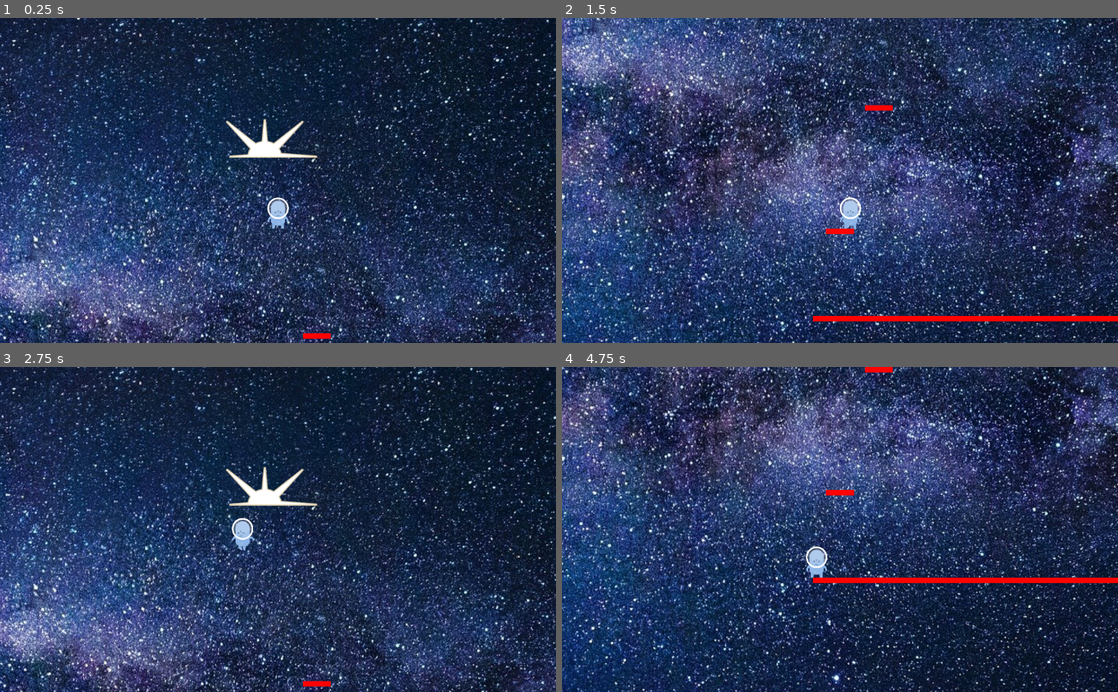
Above: before the commit, frames 1-4 (two rows, left to right).
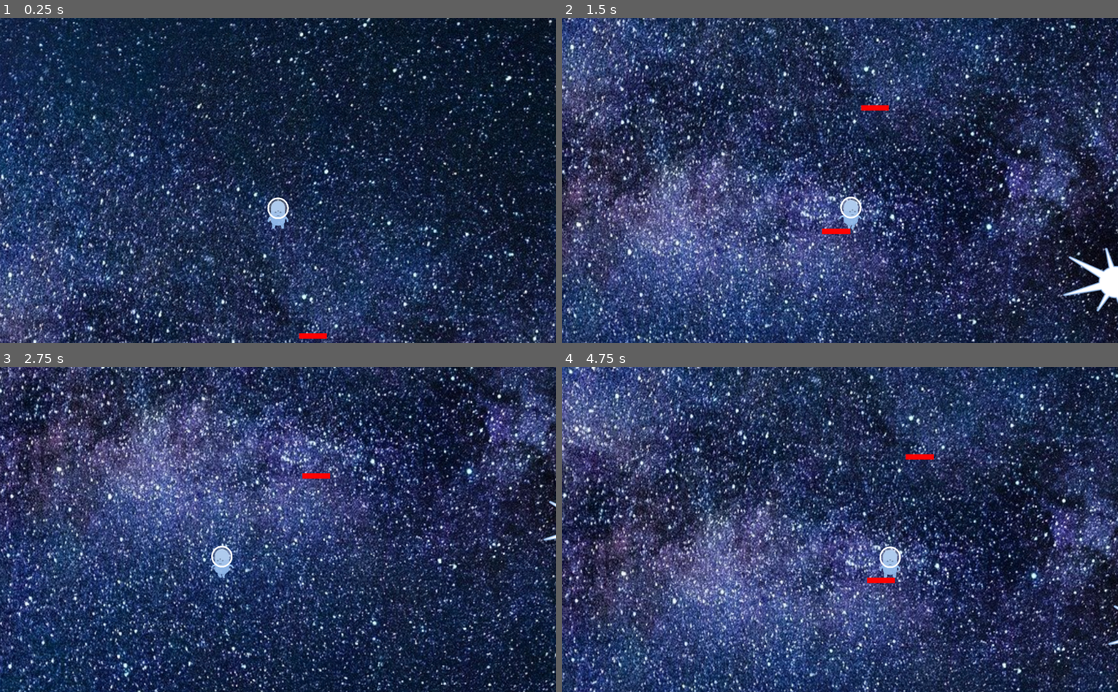
Above: after the commit, the same moments.

Repository: jimmmyl/1r-joc
Game: Godot game, scene res://godot/escena1.tscn
Two runs of this game, one before a commit and one after it. Both use one fixed random seed, a clock stepped at 60 frames per second and the inputs below. This scene is started directly instead of the project's main scene.
Inputs:
- Up to frame 1 (0.25 s): no input
- Up to frame 2 (1.5 s): hold Down (baixa) 0.53-1.28 s; tap Enter at 1.25 s; tap Right (mou dreta) at 1.35 s
- Up to frame 3 (2.75 s): hold Left (mou esquerra) from 2.03 s (still down)
- Up to frame 4 (4.75 s): release Left (mou esquerra) at 2.78 s; tap Up (puja) at 2.85 s; hold Down (baixa) 3.53-4.28 s; tap Right (mou dreta) at 4.35 s

The runs differ from the first frame. In frame 1, 41% of the frame differs, in the area x 0-100%, y 0-100%; in frame 2, 65%; in frame 3, 63%; in frame 4, 71%.

Commit message:
casita 28/3

Diff:
--- a/godot/cosmoviment.gd
+++ b/godot/cosmoviment.gd
@@ -5,7 +5,8 @@
 var gravetat = Vector2.DOWN * 980
 var salt = Vector2.UP * 500
 var doble_salt = 2
-var positio = Vector2(10,0)
+var positio = Vector2(40,0)
+var positio2 = Vector2(350,-68)
 
 
 
@@ -62,3 +63,7 @@
 
 func _on_Area2D2_body_exited(body):
 	position = positio
+
+
+func _on_Area2D3_body_entered(body):
+	position = positio2
--- a/godot/escena1.tscn
+++ b/godot/escena1.tscn
@@ -1,24 +1,21 @@
-[gd_scene load_steps=14 format=2]
+[gd_scene load_steps=10 format=2]
 
 [ext_resource path="res://1625062331495_milky_way_2695569_1920_6178.jpg" type="Texture" id=1]
 [ext_resource path="res://godot/cosmoviment.tscn" type="PackedScene" id=2]
 [ext_resource path="res://terra.tscn" type="PackedScene" id=3]
 [ext_resource path="res://godot/cosmoviment.gd" type="Script" id=4]
-[ext_resource path="res://godot/laserBlue_groundBurst.png" type="Texture" id=5]
 [ext_resource path="res://godot/laserBeige_burst.png" type="Texture" id=6]
-[ext_resource path="res://godot/laserBeige3.png" type="Texture" id=7]
 [ext_resource path="res://godot/laserBlue_burst.png" type="Texture" id=8]
-[ext_resource path="res://godot/laserBlue3.png" type="Texture" id=9]
-[ext_resource path="res://godot/laserBeige_groundBurst.png" type="Texture" id=10]
 
 [sub_resource type="RectangleShape2D" id=1]
-extents = Vector2( 512, 301.5 )
+extents = Vector2( 547, 415.5 )
 
-[sub_resource type="CapsuleShape2D" id=2]
+[sub_resource type="CircleShape2D" id=4]
+radius = 39.5601
 
 [sub_resource type="SpriteFrames" id=3]
 animations = [ {
-"frames": [ ExtResource( 10 ), ExtResource( 8 ), ExtResource( 6 ), ExtResource( 9 ), ExtResource( 5 ), ExtResource( 7 ) ],
+"frames": [ ExtResource( 8 ), ExtResource( 6 ) ],
 "loop": true,
 "name": "default",
 "speed": 5.0
@@ -29,15 +26,16 @@
 [node name="Area2D2" type="Area2D" parent="."]
 
 [node name="CollisionShape2D" type="CollisionShape2D" parent="Area2D2"]
-position = Vector2( 511, 289.5 )
+position = Vector2( 476, 332.5 )
 shape = SubResource( 1 )
 
 [node name="1625062331495MilkyWay269556919206178" type="Sprite" parent="."]
-position = Vector2( 512, 297.75 )
+position = Vector2( 476.5, 338 )
+scale = Vector2( 1.2474, 1.38832 )
 texture = ExtResource( 1 )
 
 [node name="KinematicBody2D" parent="." instance=ExtResource( 2 )]
-position = Vector2( 35, 0 )
+position = Vector2( 40, 0 )
 scale = Vector2( 4, 4 )
 script = ExtResource( 4 )
 
@@ -46,10 +44,6 @@
 zoom = Vector2( 0.7, 0.7 )
 drag_margin_h_enabled = true
 drag_margin_v_enabled = true
-
-[node name="terra" parent="." instance=ExtResource( 3 )]
-position = Vector2( 513, 513 )
-scale = Vector2( 57, 1 )
 
 [node name="terra2" parent="." instance=ExtResource( 3 )]
 position = Vector2( 35, 400 )
@@ -60,14 +54,34 @@
 scale = Vector2( 2, 1 )
 
 [node name="Area2D3" type="Area2D" parent="."]
+position = Vector2( 43, 402 )
 
 [node name="CollisionShape2D" type="CollisionShape2D" parent="Area2D3"]
+position = Vector2( 353.488, 64.2564 )
 rotation = 1.5708
-shape = SubResource( 2 )
+shape = SubResource( 4 )
 
 [node name="AnimatedSprite" type="AnimatedSprite" parent="Area2D3"]
-position = Vector2( 27, -14 )
+position = Vector2( 349.488, 67.2564 )
 scale = Vector2( 0.686047, 0.641026 )
 frames = SubResource( 3 )
+frame = 1
+playing = true
+
+[node name="Area2D4" type="Area2D" parent="."]
+position = Vector2( 189, -1 )
+
+[node name="CollisionShape2D" type="CollisionShape2D" parent="Area2D4"]
+position = Vector2( 353.488, 64.2564 )
+rotation = 1.5708
+shape = SubResource( 4 )
+
+[node name="AnimatedSprite" type="AnimatedSprite" parent="Area2D4"]
+position = Vector2( 349.488, 67.2564 )
+scale = Vector2( 0.686047, 0.641026 )
+frames = SubResource( 3 )
+playing = true
 
 [connection signal="body_exited" from="Area2D2" to="KinematicBody2D" method="_on_Area2D2_body_exited"]
+[connection signal="body_entered" from="Area2D3" to="KinematicBody2D" method="_on_Area2D3_body_entered"]
+[connection signal="body_entered" from="Area2D4" to="KinematicBody2D" method="_on_Area2D3_body_entered"]
